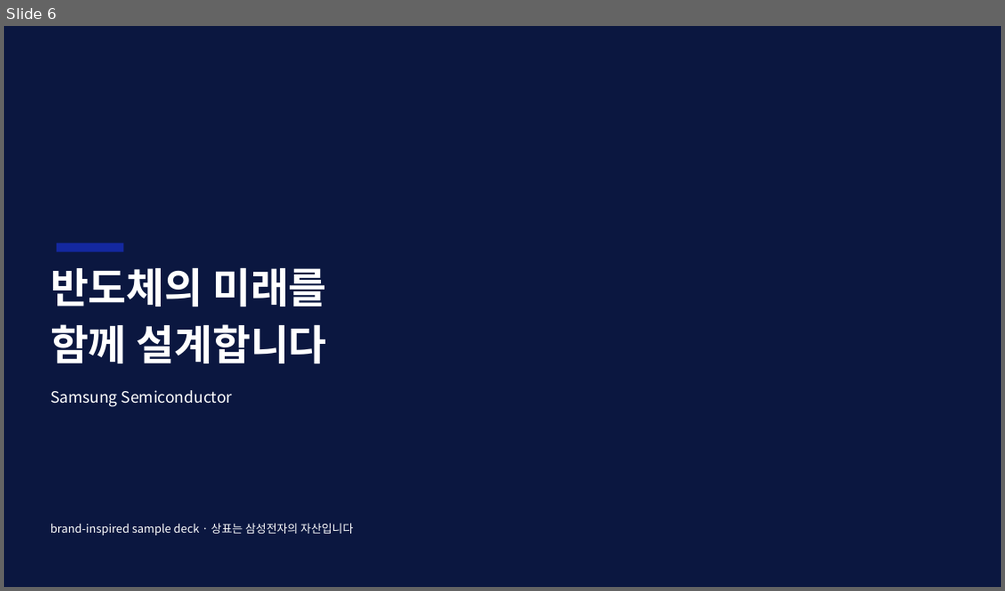
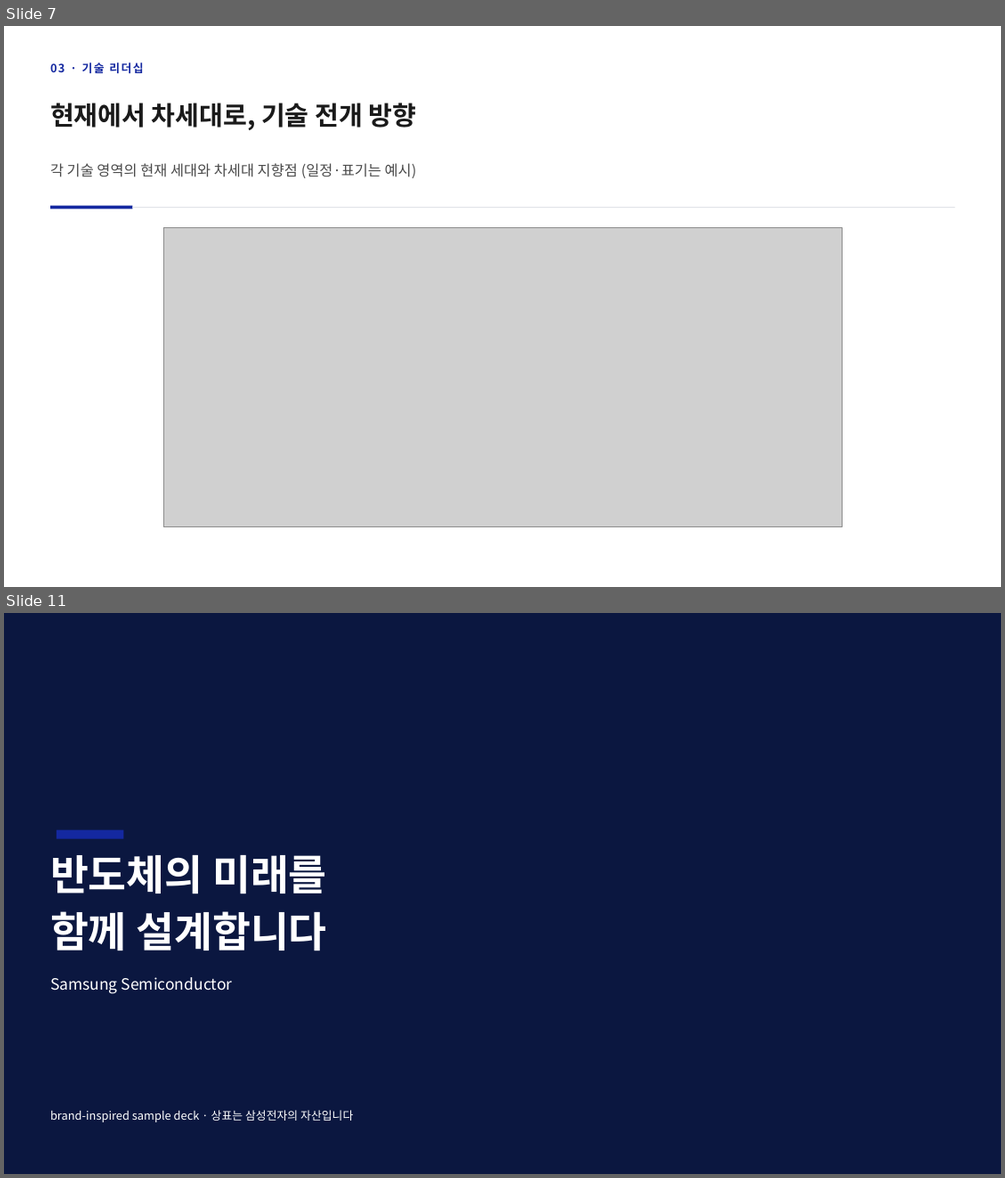
Before and after one commit to sylvanus4/kr-brand-decks, a slide deck: skills/deck-samsung-semi/examples/samsung-semi-6p.pptx. Shown one above the other, each under a label of ours: slide 6 before the commit, slides 7 and 11 after it; the slides between them are not shown. The pictures are 1005x591 and 1005x1178 pixels, drawn with LibreOffice and Linux fonts; fonts in the diff are those of the drawing; grey boxes stand for pictures. Boxes give left, top, right and bottom in pixels: in the first picture for what was removed or moved away, otherwise in the second. Text is boxed around its words. In the diff, an @@ line names an element or a change of style, - is before the commit and + after.

```diff
--- a/skills/deck-samsung-semi/examples/samsung-semi-6p.pptx
+++ b/skills/deck-samsung-semi/examples/samsung-semi-6p.pptx
@@ slide 7 added at (4,26,1001,587), background #FFFFFF @@
@@ text added at (50,62,143,73), 11 pt, text #1428A0, bold @@
+03 · 기술 리더십
@@ text added at (50,103,416,130), 25 pt, text #1A1A1A, bold @@
+현재에서 차세대로, 기술 전개 방향
@@ text added at (50,163,417,178), 14 pt, text #4A4A4A @@
+각 기술 영역의 현재 세대와 차세대 지향점 (일정·표기는 예시)
@@ rectangle added at (50,206,133,208), fill #1428A0 @@
@@ rectangle added at (133,207,955,208), fill #E1E3E8 @@
@@ picture added at (163,228,842,527) @@
@@ what was slide 6 is now slide 11 @@
```
Also in this commit, not shown: 4 slides changed, 4 other slides added, 14 other files.
